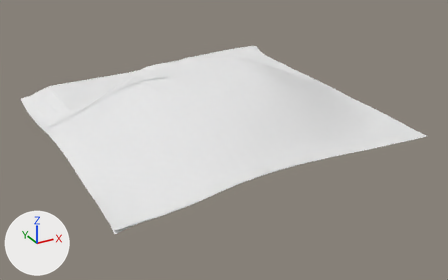
One commit to the OBJ model src/Server/Avalon.Server.World/Maps/Scenery/town_ring_3_2.obj: the scene before it, then after it.
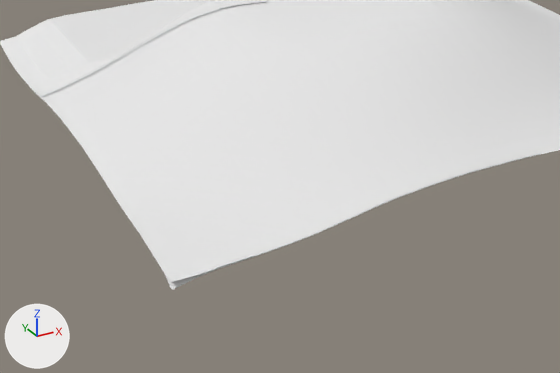
The first picture shows the older version from a 50 mm lens placed at (-11.4, -66.7, 23.6), pointed at (15.8, -17.3, -1.1). The close-ups show the older and then the newer version on the part from 5% to 73% of the width and 27% to 100% of the height of that picture. Only the edits that show in the close-ups are written down. Every picture has the same lights, and +X, +Y and +Z are marked at lower left. Where no turn or scale is listed for an object, it has been applied to the vertices.

Objects in the first close-up: 'Ground', 'Surface_1', 'Surface_2', 'Surface_3'.
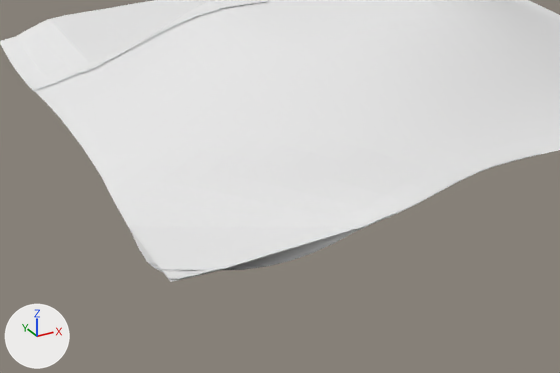
Location of each change, [x1, y1, x2, y2] in pixels of the close-ups (560 x 373 px; the box of a moved part takes in the faces that stretch with it):
'Ground', reshaped
    before: [0, 0, 560, 290]
    after: [0, 0, 560, 282]
'Surface_2', reshaped
    before: [31, 0, 267, 278]
    after: [24, 0, 397, 279]
'Surface_1', reshaped (527% wider, 350% taller)
    before: [166, 273, 202, 282]
    after: [129, 226, 360, 270]
'Surface_3', reshaped
    before: [175, 153, 540, 288]
    after: [177, 153, 540, 280]
part 1 of me_ground, moved or reshaped
    before: [102, 134, 493, 290]
    after: [102, 134, 494, 282]
part 3 of me_surface_2, rebuilt
    before: [157, 256, 252, 278]
    after: [160, 269, 218, 279]
part 4 of me_surface_2, added
    after: [121, 211, 397, 230]
part 5 of me_surface_2, moved or reshaped
    before: [31, 0, 267, 97]
    after: [24, 0, 268, 90]
part 6 of me_surface_3, moved or reshaped
    before: [175, 163, 495, 288]
    after: [177, 163, 495, 280]

The change, as a diff of the scene's bpy script:
```diff
--- a/src/Server/Avalon.Server.World/Maps/Scenery/town_ring_3_2.obj.py
+++ b/src/Server/Avalon.Server.World/Maps/Scenery/town_ring_3_2.obj.py
@@ me_ground @@
 # used by ob_ground; location = (0.0, 0.0, 0.0)
-me_ground.from_pydata(...)  # 961 vertices, 1800 faces; spans x 0.0..30.0, y -30.0..0.0, z -0.2..5.8
+me_ground.from_pydata(...)  # 961 vertices, 1800 faces; spans x 0.0..30.0, y -30.0..0.0, z -0.5..5.8
+# me_ground part 1: 77 of 961 vertices moved; they spanned x 0.0..14.0, y -30.0..-22.0, z -0.2..2.3 and now span x 0.0..14.0, y -30.0..-22.0, z -0.5..2.2; mean shift (0.0, 0.0, -0.5); largest move (1.0, -27.0, 0.4) -> (1.0, -27.0, -0.5)
+# other edits to the shape of me_ground do not show in these pictures
 me_ground.materials.append(mat_meadow)
@@ me_surface_1 @@
 # used by ob_surface_1; location = (0.0, 0.0, 0.0)
-me_surface_1.from_pydata(...)  # 9 vertices, 7 faces; spans x 0.0..1.404, y -30.0..-29.304, z 0.147..0.176
+me_surface_1.from_pydata(...)  # 31 vertices, 29 faces; spans x 0.0..8.342, y -30.0..-24.71, z 0.022..0.335
+# me_surface_1 part 2: the whole mesh is rebuilt
 me_surface_1.materials.append(mat_water)
@@ me_surface_2 @@
 # used by ob_surface_2; location = (0.0, 0.0, 0.0)
-me_surface_2.from_pydata(...)  # 213 vertices, 314 faces; spans x 0.0..11.9, y -30.0..-7.7, z 0.0..5.4
+me_surface_2.from_pydata(...)  # 324 vertices, 471 faces; spans x 0.0..11.8, y -30.0..-5.9, z -0.1..5.4
+# me_surface_2 part 3: the loose piece of 30 vertices spanning x 0.0..3.5, y -30.0..-28.3, z 0.0..0.3 is rebuilt with 22 vertices and now spans x 0.0..2.3, y -30.0..-28.6, z 0.0..0.2
+# me_surface_2 part 4: a new loose piece of 112 vertices spanning x 0.0..10.1, y -30.0..-23.6, z -0.1..0.6, in mat_dirt_road (white #e7e7e7)
+# me_surface_2 part 5: 1 vertex moved within x 10.2, y -14.2, z 5.3; 138 vertices removed from x 0.0..11.9, y -14.5..-7.7, z 0.3..5.4; 145 vertices added at x 0.0..11.8, y -14.5..-5.9, z 0.1..5.4
 me_surface_2.materials.append(mat_dirt_road)
@@ me_surface_3 @@
 # used by ob_surface_3; location = (0.0, 0.0, 0.0)
-me_surface_3.from_pydata(...)  # 60 vertices, 59 faces; spans x 0.1..17.4, y -30.0..-29.8, z -0.1..1.7
+me_surface_3.from_pydata(...)  # 60 vertices, 59 faces; spans x 0.1..17.4, y -30.0..-29.8, z -0.3..1.7
+# me_surface_3 part 6: 43 of 60 vertices moved; they spanned x 0.1..14.0, y -30.0..-29.8, z -0.1..1.7 and now span x 0.1..14.0, y -30.0..-29.8, z -0.3..1.6; mean shift (0.0, 0.0, -0.5); largest move (5.8, -29.8, 0.6) -> (5.8, -29.8, -0.2)
 me_surface_3.materials.append(mat_forest_floor)
```
